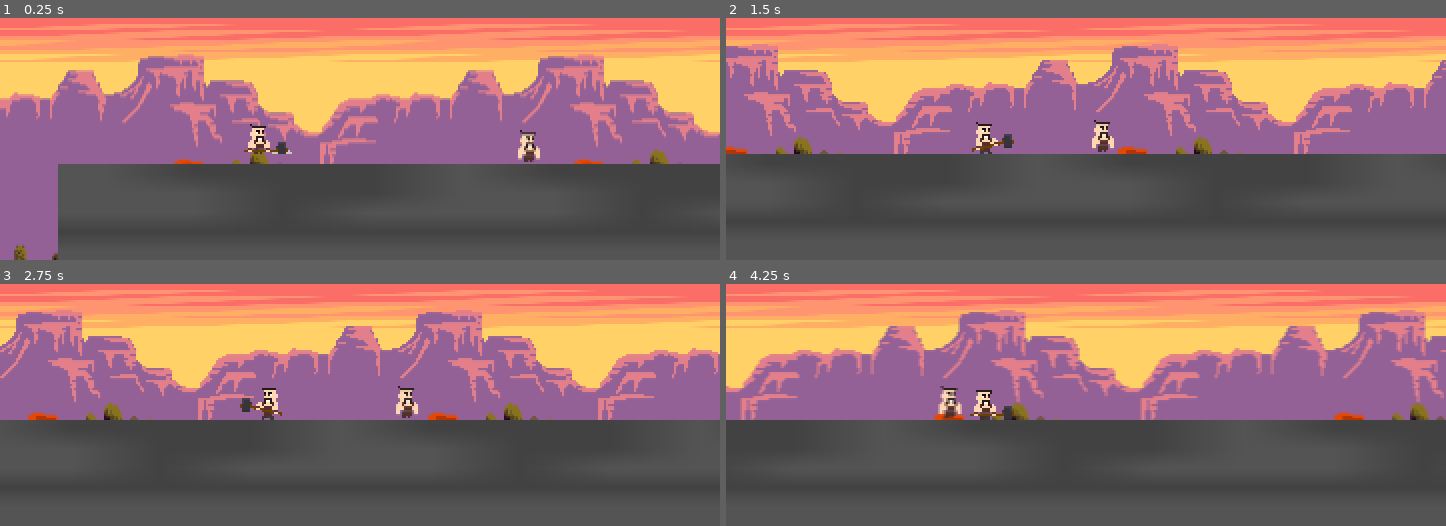
Above: before the commit, frames 1-4 (two rows, left to right).
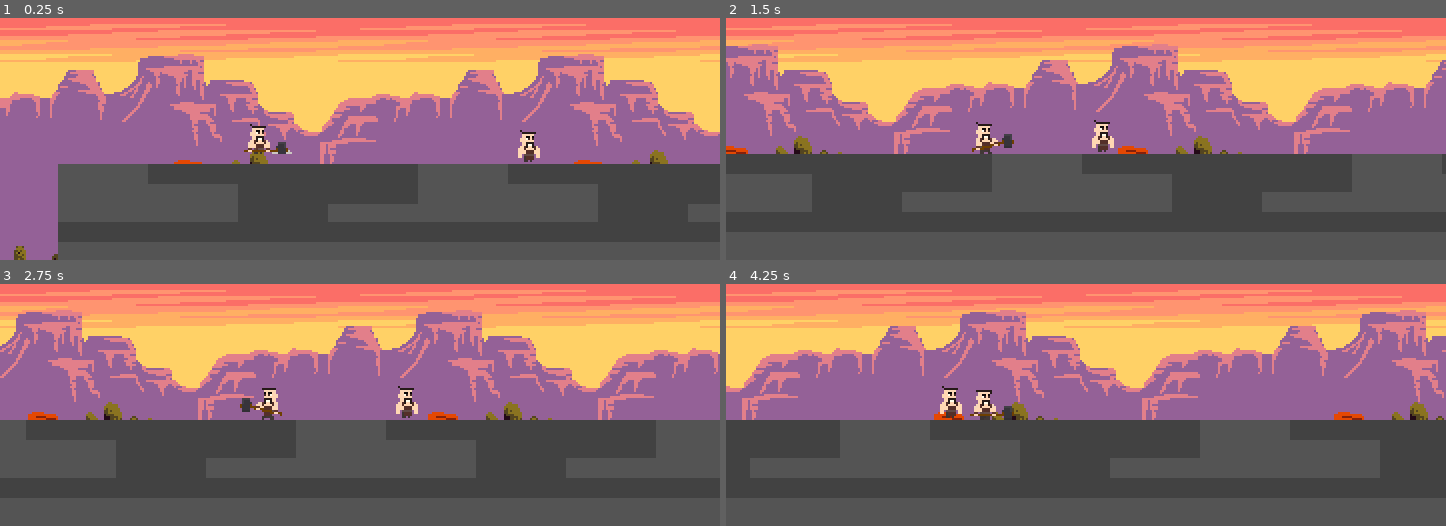
Above: after the commit, the same moments.

Repository: grapdega/deli-demir
Game: Godot game, scene res://sahneler/bolumler/test.tscn
The game is run twice, just before and just after one commit, with the same random seed, the same clock (stepped at 60 frames per second) and the same inputs.
Inputs:
- Up to frame 1 (0.25 s): no input
- Up to frame 2 (1.5 s): tap Enter (ui_accept) at 0.5, 0.77 s; hold Right (ui_right) from 0.53 s (still down)
- Up to frame 3 (2.75 s): tap Enter (ui_accept) at 1.52 s; release Right (ui_right) at 2.03 s; hold Left (ui_left) from 2.03 s (still down)
- Up to frame 4 (4.25 s): release Left (ui_left) at 2.78 s; hold Right (ui_right) from 2.78 s (still down); tap Enter (ui_accept) at 3.02, 3.77 s

The runs differ from the first frame. In frame 1, 3.6% of the frame differs, in the area x 0-100%, y 15-98%; in frame 2, 0.3%; in frame 3, 0.3%; in frame 4, 3.3%.

Commit message:
added draws, designed chapter1

Diff:
--- a/project.godot
+++ b/project.godot
@@ -20,7 +20,6 @@
 window/size/viewport_width=360
 window/size/viewport_height=180
 window/stretch/mode="viewport"
-window/stretch/scale_mode="integer"
 
 [input]
 
@@ -53,3 +52,7 @@
 "events": [Object(InputEventKey,"resource_local_to_scene":false,"resource_name":"","device":-1,"window_id":0,"alt_press …(192 unchanged characters)…
 ]
 }
+
+[rendering]
+
+textures/canvas_textures/default_texture_filter=0
--- /dev/null
+++ b/sahneler/bolumler/bolum1.tscn
@@ -0,0 +1,91 @@
+[gd_scene load_steps=13 format=3 uid="uid://bwdbxu8uxm7jn"]
+
+[ext_resource type="Texture2D" uid="uid://b2ydfi5pt7wt2" path="res://kaynak/resim/bolum1.png" id="1_iwxlc"]
+[ext_resource type="PackedScene" uid="uid://qqwfi0hl7del" path="res://sahneler/oyuncu/oyuncu.tscn" id="2_qi8xi"]
+[ext_resource type="Texture2D" uid="uid://byb26rkn5w4q5" path="res://kaynak/resim/fire-Sheet.png" id="3_qi8xi"]
+
+[sub_resource type="RectangleShape2D" id="RectangleShape2D_lsywx"]
+size = Vector2(501, 13)
+
+[sub_resource type="RectangleShape2D" id="RectangleShape2D_iwxlc"]
+size = Vector2(55, 51)
+
+[sub_resource type="AtlasTexture" id="AtlasTexture_lsywx"]
+atlas = ExtResource("3_qi8xi")
+region = Rect2(0, 0, 64, 64)
+
+[sub_resource type="AtlasTexture" id="AtlasTexture_pcyvn"]
+atlas = ExtResource("3_qi8xi")
+region = Rect2(64, 0, 64, 64)
+
+[sub_resource type="AtlasTexture" id="AtlasTexture_ll4k0"]
+atlas = ExtResource("3_qi8xi")
+region = Rect2(128, 0, 64, 64)
+
+[sub_resource type="AtlasTexture" id="AtlasTexture_tfpgt"]
+atlas = ExtResource("3_qi8xi")
+region = Rect2(192, 0, 64, 64)
+
+[sub_resource type="AtlasTexture" id="AtlasTexture_3rvsq"]
+atlas = ExtResource("3_qi8xi")
+region = Rect2(256, 0, 64, 64)
+
+[sub_resource type="SpriteFrames" id="SpriteFrames_c8oup"]
+animations = [{
+"frames": [{
+"duration": 1.0,
+"texture": SubResource("AtlasTexture_lsywx")
+}, {
+"duration": 1.0,
+"texture": SubResource("AtlasTexture_pcyvn")
+}, {
+"duration": 1.0,
+"texture": SubResource("AtlasTexture_ll4k0")
+}, {
+"duration": 1.0,
+"texture": SubResource("AtlasTexture_tfpgt")
+}, {
+"duration": 1.0,
+"texture": SubResource("AtlasTexture_3rvsq")
+}],
+"loop": true,
+"name": &"default",
+"speed": 5.0
+}]
+
+[sub_resource type="RectangleShape2D" id="RectangleShape2D_upmh6"]
+size = Vector2(34, 34)
+
+[node name="Bolum1" type="Node2D"]
+
+[node name="arkaplan" type="Sprite2D" parent="."]
+position = Vector2(267, 60)
+texture = ExtResource("1_iwxlc")
+
+[node name="Oyuncu" parent="." instance=ExtResource("2_qi8xi")]
+position = Vector2(132, 119)
+
+[node name="zemin" type="StaticBody2D" parent="."]
+
+[node name="CollisionShape2D" type="CollisionShape2D" parent="zemin"]
+position = Vector2(255, 133)
+shape = SubResource("RectangleShape2D_lsywx")
+
+[node name="komur" type="StaticBody2D" parent="."]
+
+[node name="CollisionShape2D" type="CollisionShape2D" parent="komur"]
+position = Vector2(47, 100)
+shape = SubResource("RectangleShape2D_iwxlc")
+
+[node name="atas" type="StaticBody2D" parent="."]
+
+[node name="AnimatedSprite2D" type="AnimatedSprite2D" parent="atas"]
+position = Vector2(446, 110)
+scale = Vector2(0.5, 0.5)
+sprite_frames = SubResource("SpriteFrames_c8oup")
+autoplay = "default"
+frame_progress = 0.722345
+
+[node name="CollisionShape2D" type="CollisionShape2D" parent="atas"]
+position = Vector2(446, 110)
+shape = SubResource("RectangleShape2D_upmh6")
Binary file added: kaynak/resim/bolum1.png
Not shown, added: kaynak/resim/bolum1.png.import
Binary file added: kaynak/resim/fire-Sheet.png
Not shown, added: kaynak/resim/fire-Sheet.png.import
